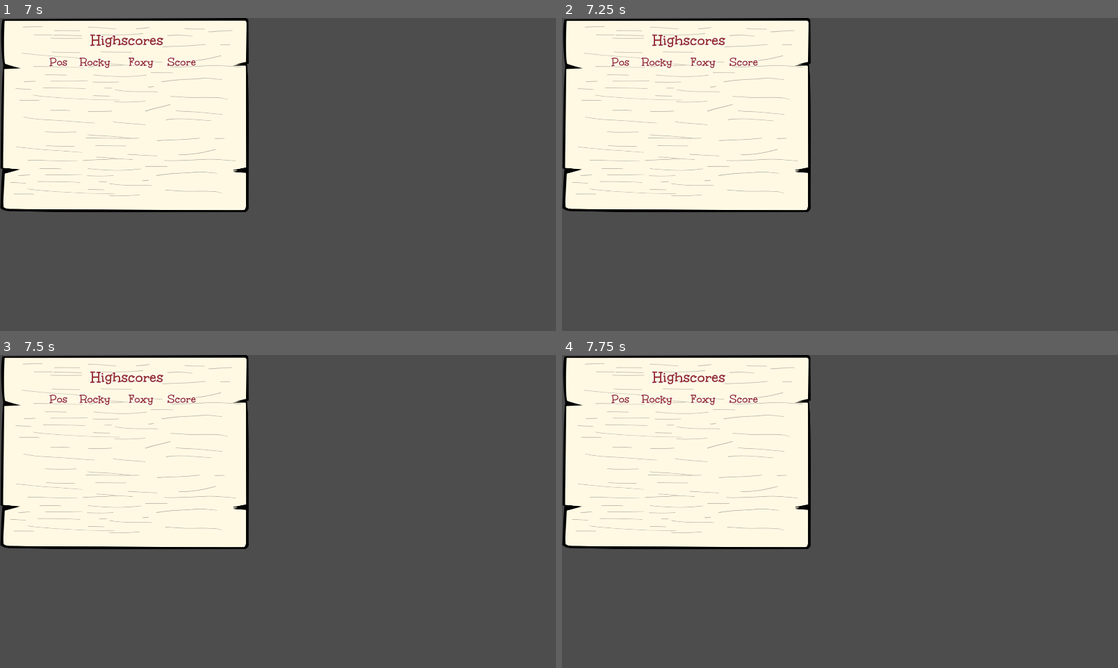
Above: before the commit, frames 1-4 (two rows, left to right).
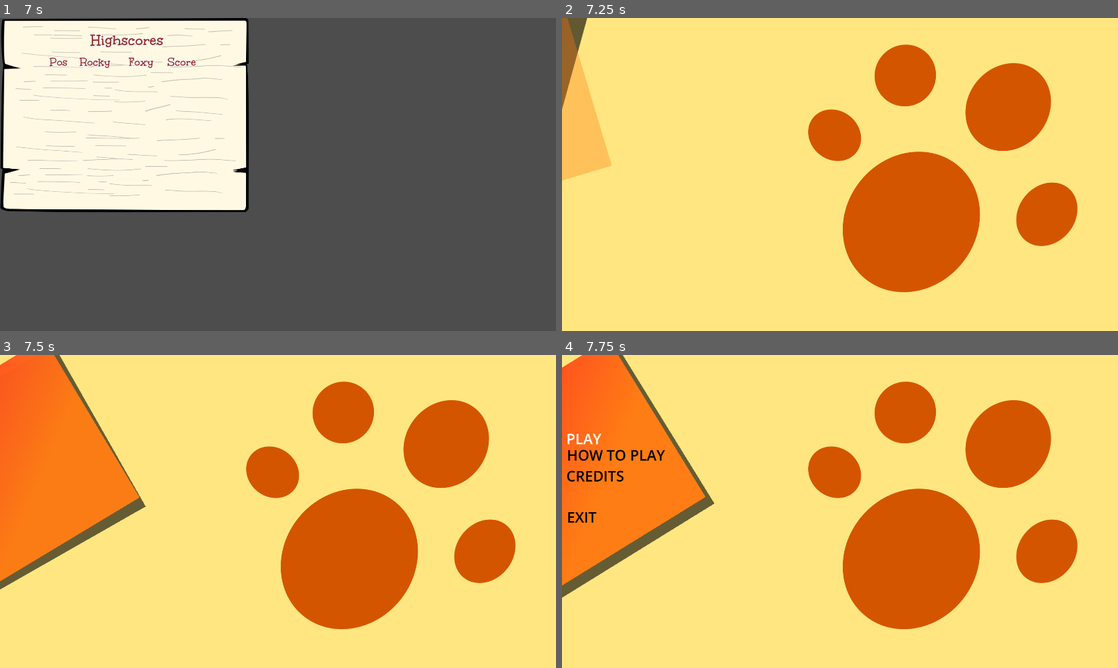
Above: after the commit, the same moments.

Repository: claesrosell/chicken_heist
Game: Godot game, scene res://scenes/high_score/high_scores.tscn
Two runs of this game, one before a commit and one after it. Both use one fixed random seed, a clock stepped at 60 frames per second and the inputs below. This scene is started directly instead of the project's main scene.
Inputs:
- Up to frame 1 (7 s): tap Enter (ui_accept) at 0.5, 0.77, 1.25, 1.52, 2, 2.75, 3.02, 3.5, 3.77, 4.25, 4.52, 6.02, 6.77 s; hold Right (ui_right) 0.53-1.28 s; hold Down (ui_down) 1.28-2.03 s; hold Right (ui_right) 2.03-2.78 s; hold Up (ui_up) 2.78-3.53 s; hold Left (ui_left) 3.53-5.03 s; hold Down (ui_down) 5.03-5.78 s; hold Right (ui_right) 5.78-6.53 s; hold Up (ui_up) from 6.53 s (still down)
- Up to frame 2 (7.25 s): keep holding Up (ui_up)
- Up to frame 3 (7.5 s): release Up (ui_up) at 7.28 s; hold Right (ui_right) from 7.28 s (still down)
- Up to frame 4 (7.75 s): keep holding Right (ui_right); tap Enter (ui_accept) at 7.52 s

Frame 1 is identical in both runs. In frame 2, 100% of the frame differs, in the area x 0-100%, y 0-100%; in frame 3, 100%; in frame 4, 100%.

Commit message:
Now it is possible to restart the game + some clean up!

Diff:
--- a/chicken-heist/scenes/high_score/high_scores.gd
+++ b/chicken-heist/scenes/high_score/high_scores.gd
@@ -23,10 +23,10 @@
 	self.score_label_settings.outline_color = Color.WHITE # The "Outline" color
 	self.score_label_settings.outline_size = 10            # Size in pixels (Must be > 0 to see it)
 
-	add_header_row()
+	_add_header_row()
 
 	# The API emits 'scores_loaded' with the data array. Populate the table with that payload!
-	high_scores_api.scores_loaded.connect(populate_table)
+	high_scores_api.scores_loaded.connect(_populate_table)
 
 	# Fetch the data
 	var fetch_around_rank = GameManager.latest_rank_achieved
@@ -35,7 +35,15 @@
 
 	high_scores_api.fetch_around_rank(fetch_around_rank, 10)
 
-func add_header_row() -> void:
+	# create_timer returns a SceneTreeTimer which cleans itself up automatically
+	get_tree().create_timer(7.0).timeout.connect(_return_to_main_menu)
+
+
+func _process(delta: float) -> void:
+	if Input.is_action_just_pressed("p1_button_a") or Input.is_action_just_pressed("p1_button_b") or Input.is_action_just_pressed("p2_button_a") or Input.is_action_just_pressed("p2_button_b"):
+		self._return_to_main_menu()
+
+func _add_header_row() -> void:
 	# Headers must match the GridContainer column count (4)
 	var headers = ["Pos", "Rocky", "Foxy", "Score"]
 	for title in headers:
@@ -46,15 +54,15 @@
 		label.size_flags_horizontal = SIZE_EXPAND_FILL
 		score_grid.add_child(label)
 
-func populate_table(data_array: Array) -> void:
+func _populate_table(data_array: Array) -> void:
 	# Loop through the list of scores
 	for entry in data_array:
-		create_cell("%d" % entry["position"], HorizontalAlignment.HORIZONTAL_ALIGNMENT_RIGHT)
-		create_cell(entry["name1"], HorizontalAlignment.HORIZONTAL_ALIGNMENT_RIGHT)
-		create_cell(entry["name2"], HorizontalAlignment.HORIZONTAL_ALIGNMENT_RIGHT)
-		create_cell("%d" % entry["score"], HorizontalAlignment.HORIZONTAL_ALIGNMENT_RIGHT)
+		_create_cell("%d" % entry["position"], HorizontalAlignment.HORIZONTAL_ALIGNMENT_RIGHT)
+		_create_cell(entry["name1"], HorizontalAlignment.HORIZONTAL_ALIGNMENT_RIGHT)
+		_create_cell(entry["name2"], HorizontalAlignment.HORIZONTAL_ALIGNMENT_RIGHT)
+		_create_cell("%d" % entry["score"], HorizontalAlignment.HORIZONTAL_ALIGNMENT_RIGHT)
 
-func create_cell(text: String, h_align:int) -> void:
+func _create_cell(text: String, h_align:int) -> void:
 	var label = Label.new()
 	label.text = text
 	label.label_settings = self.score_label_settings
@@ -62,3 +70,12 @@
 	# Expand ensures the label takes up available space in the column
 	label.size_flags_horizontal = SIZE_EXPAND_FILL
 	score_grid.add_child(label)
+
+func _return_to_main_menu() -> void:
+	# 2. Check if we are still in the scene tree to avoid errors
+	if not is_inside_tree():
+		return
+
+	# 3. Change the scene back to the Main Menu
+	# Note: I used the filename 'main-menu.tscn' based on your file list
+	get_tree().change_scene_to_file("res://scenes/main_menu/main-menu.tscn")
